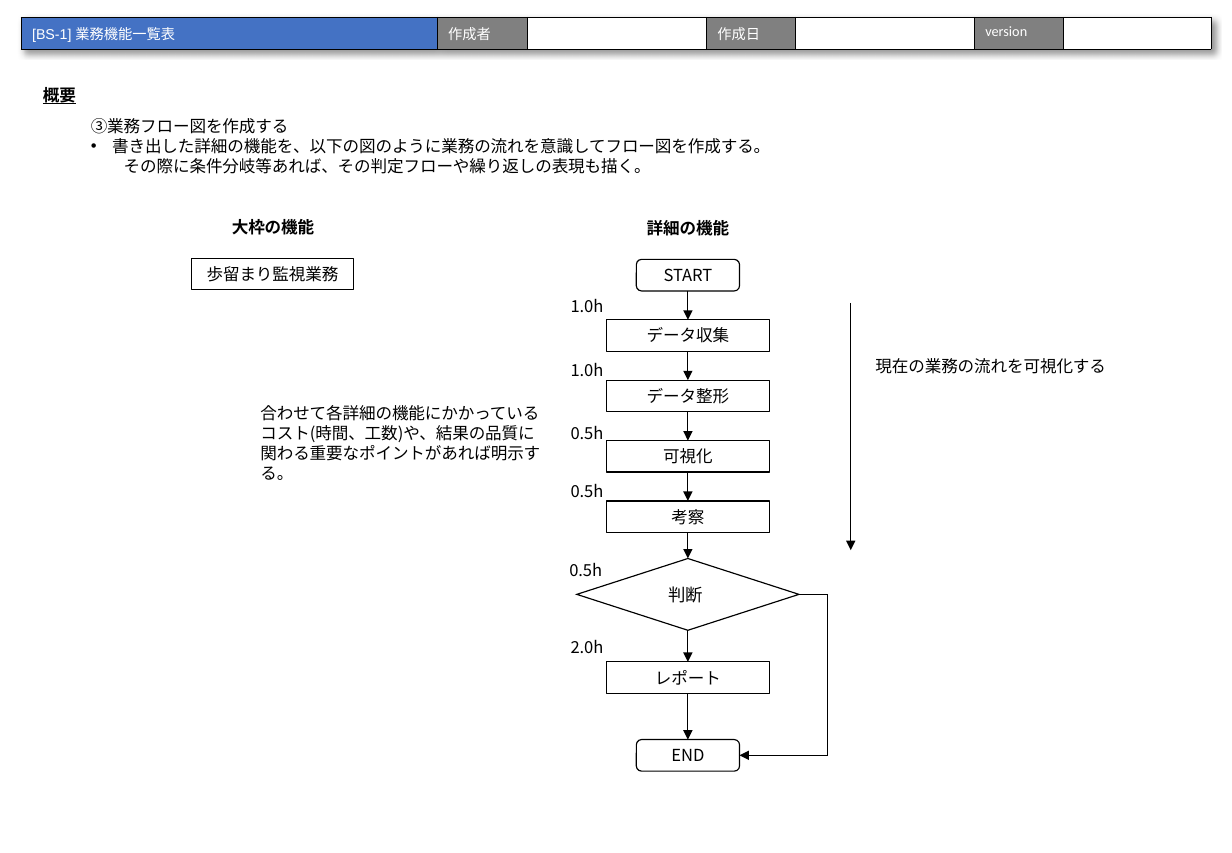
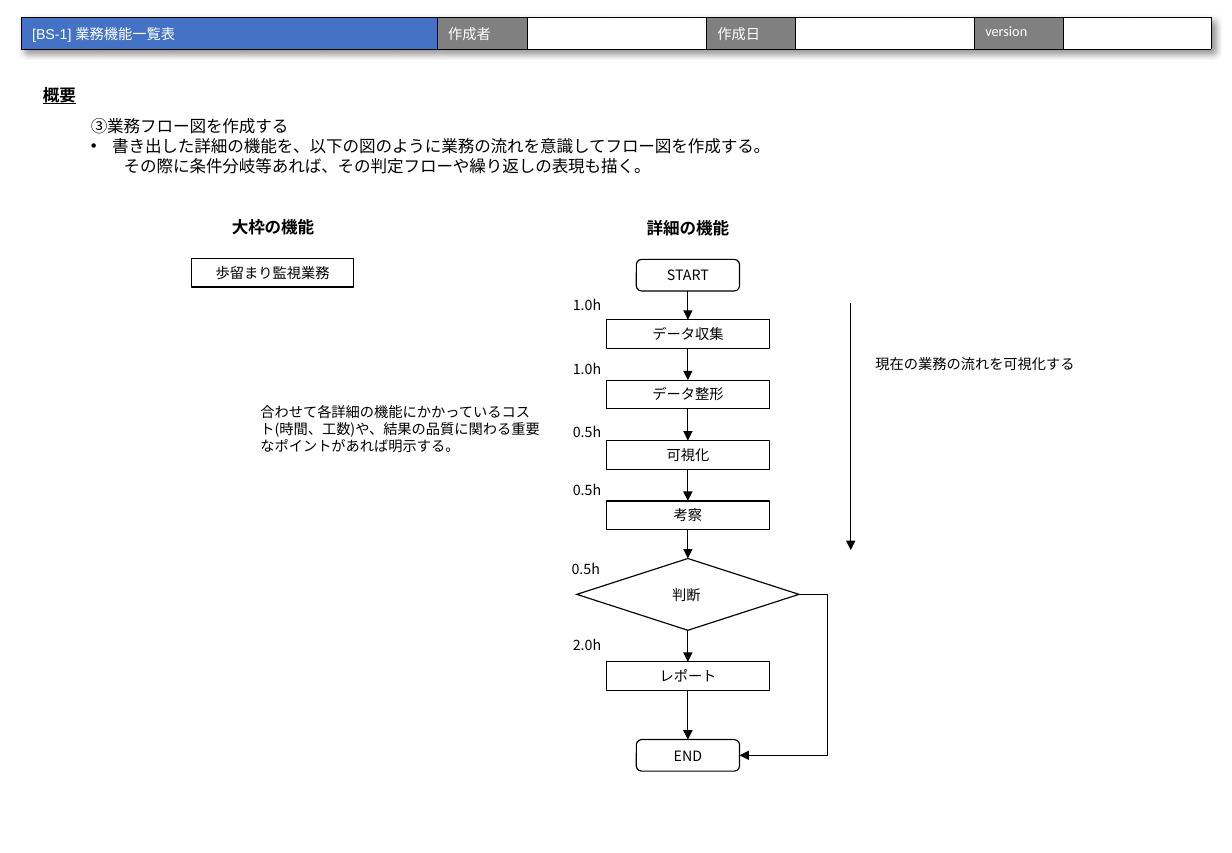
Before and after one commit to urayukitaka/Dev_process_paper, a slide deck: slide 6 of AI_sysytem_dev_process_study.pptx. Drawn at 1232x853 pixels with LibreOffice and Linux fonts; fonts in the diff are those of the drawing. Boxes give left, top, right and bottom in pixels: in the first picture for what was removed or moved away, otherwise in the second. Text is boxed around its words. In the diff, an @@ line names an element or a change of style, - is before the commit and + after.

```diff
--- a/AI_sysytem_dev_process_study.pptx
+++ b/AI_sysytem_dev_process_study.pptx
@@ rectangle "データ収集" resized from (x1=606, y1=320, x2=769, y2=352) to (x1=606, y1=320, x2=769, y2=348) @@
@@ arrow moved from (688, 352) - (688, 380) to (688, 348) - (688, 380) @@
@@ rectangle "データ整形" resized from (x1=606, y1=380, x2=769, y2=412) to (x1=606, y1=380, x2=769, y2=408) @@
@@ arrow moved from (688, 412) - (688, 440) to (688, 408) - (688, 440) @@
@@ size 10.5 to 9 pt in 16 elements at (x1=637, y1=259, x2=741, y2=291), (x1=637, y1=739, x2=741, y2=771), (x1=875, y1=357, x2=1074, y2=370), (x1=191, y1=258, x2=354, y2=287), (x1=606, y1=320, x2=769, y2=348), (x1=606, y1=380, x2=769, y2=408), (x1=606, y1=440, x2=769, y2=469), (x1=606, y1=501, x2=769, y2=529), (x1=606, y1=662, x2=769, y2=691), (x1=260, y1=405, x2=539, y2=452), (x1=573, y1=298, x2=601, y2=310), (x1=572, y1=562, x2=600, y2=574), (x1=573, y1=638, x2=601, y2=650), (x1=573, y1=362, x2=601, y2=374), (x1=573, y1=425, x2=601, y2=437), (x1=573, y1=483, x2=601, y2=495) @@
@@ diamond "判断" at (x1=577, y1=559, x2=799, y2=630): size 11 to 9 pt @@
@@ arrow moved from (688, 694) - (688, 739) to (688, 691) - (688, 739) @@
```
Also in this commit, not shown: 5 other slides changed.
